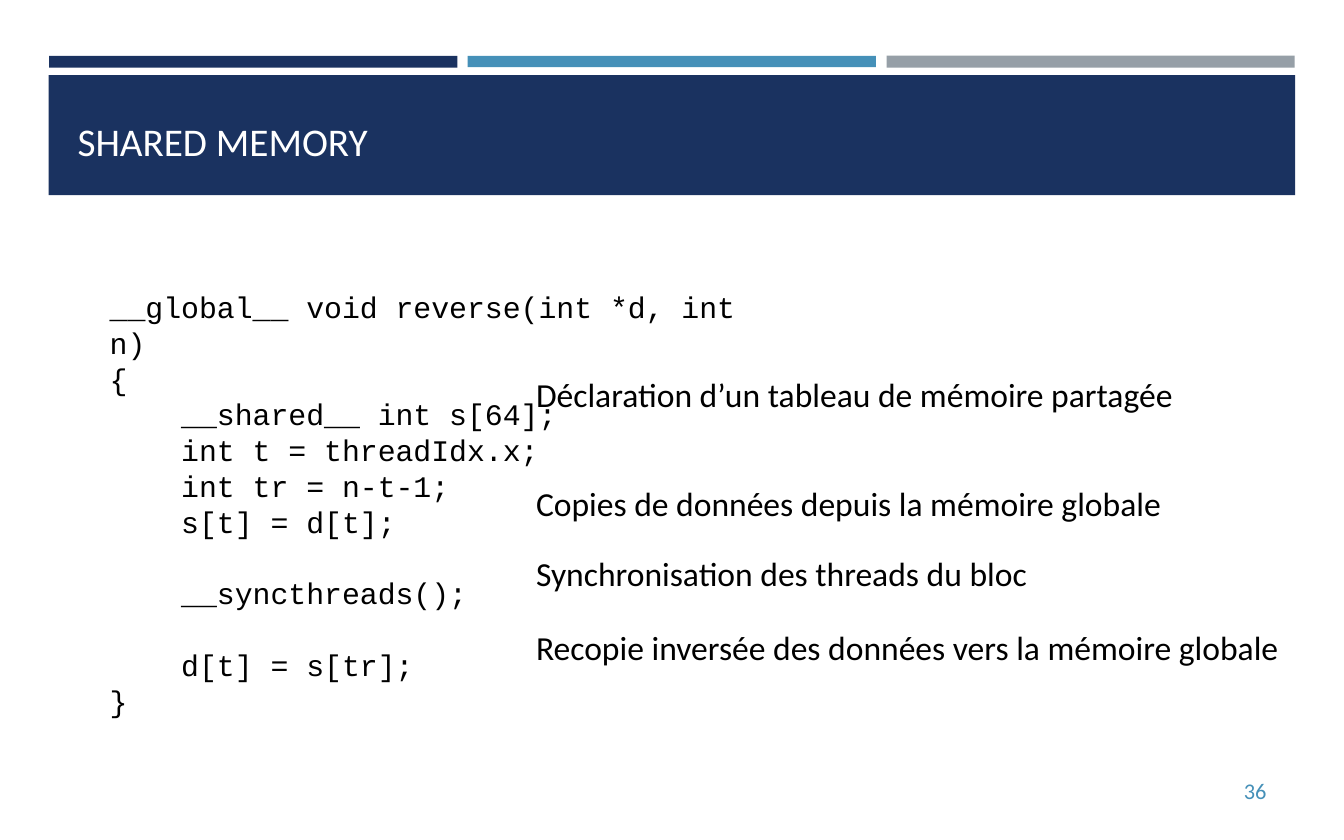
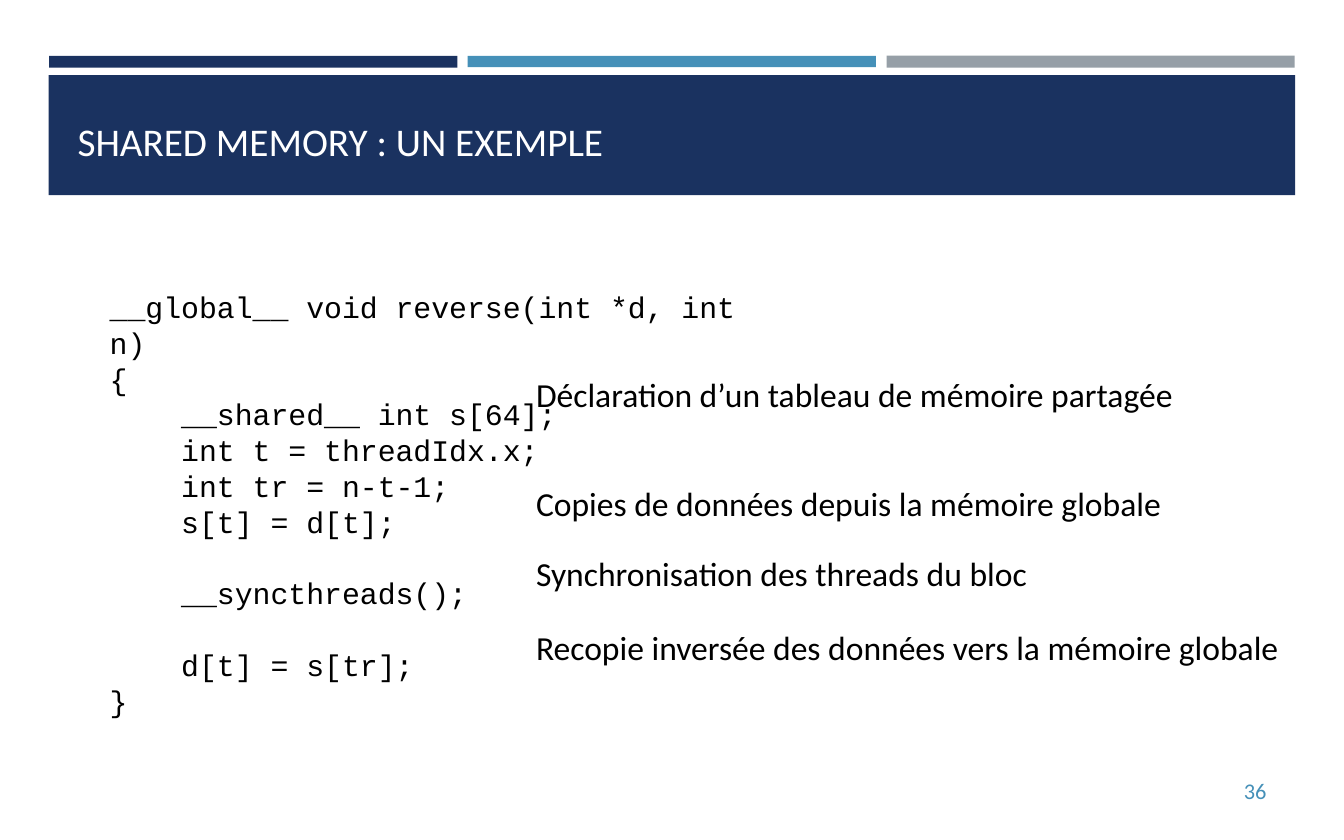
Before and after one commit to franckginguene/hpc_formation_scalian, a slide deck: slide 36 of Diapos/HPC_CUDA.pptx. Drawn at 1344x840 pixels with LibreOffice and Linux fonts; fonts in the diff are those of the drawing. Boxes give left, top, right and bottom in pixels: in the first picture for what was removed or moved away, otherwise in the second. Text is boxed around its words. In the diff, an @@ line names an element or a change of style, - is before the commit and + after.

```diff
--- a/Diapos/HPC_CUDA.pptx
+++ b/Diapos/HPC_CUDA.pptx
@@ title at (78,130,603,157): text changed @@
-SHARED MEMORY
+SHARED MEMORY : UN EXEMPLE
```
Also in this commit, not shown: 6 other slides changed, 4 slides added, 1 slide removed.
